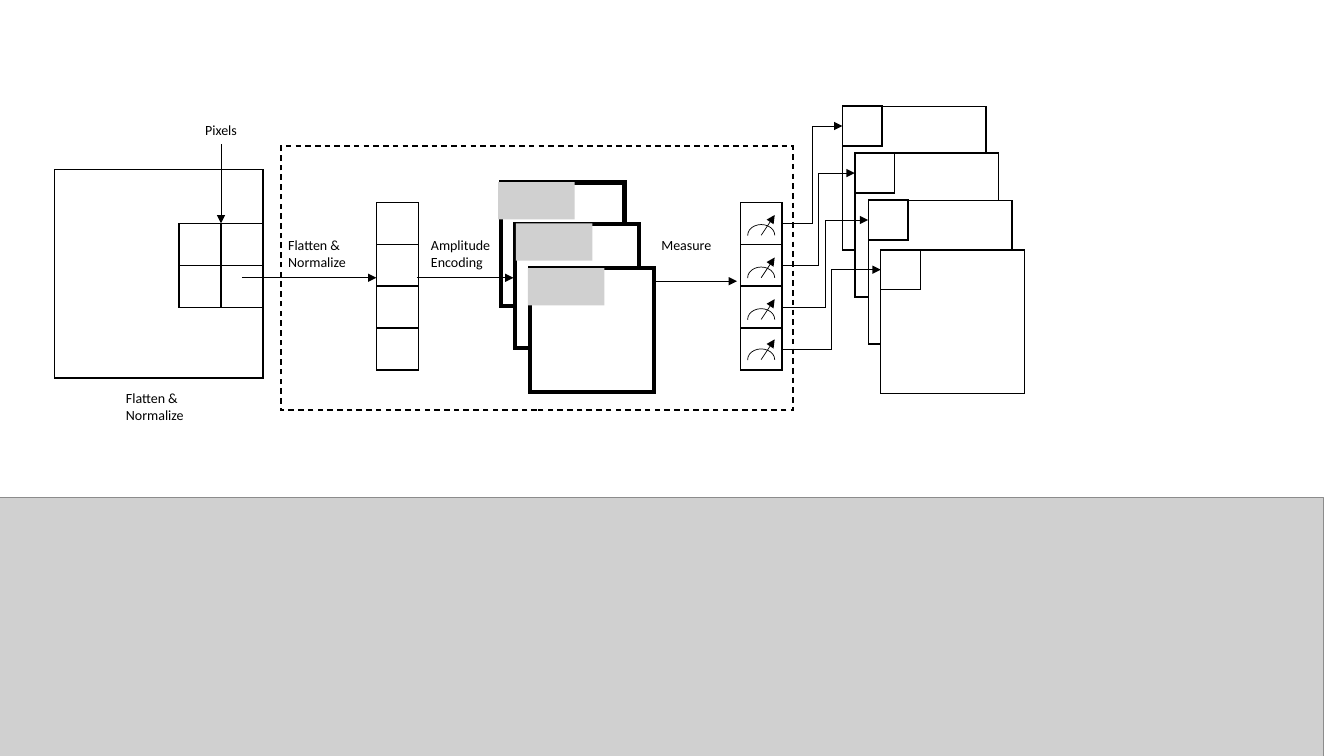
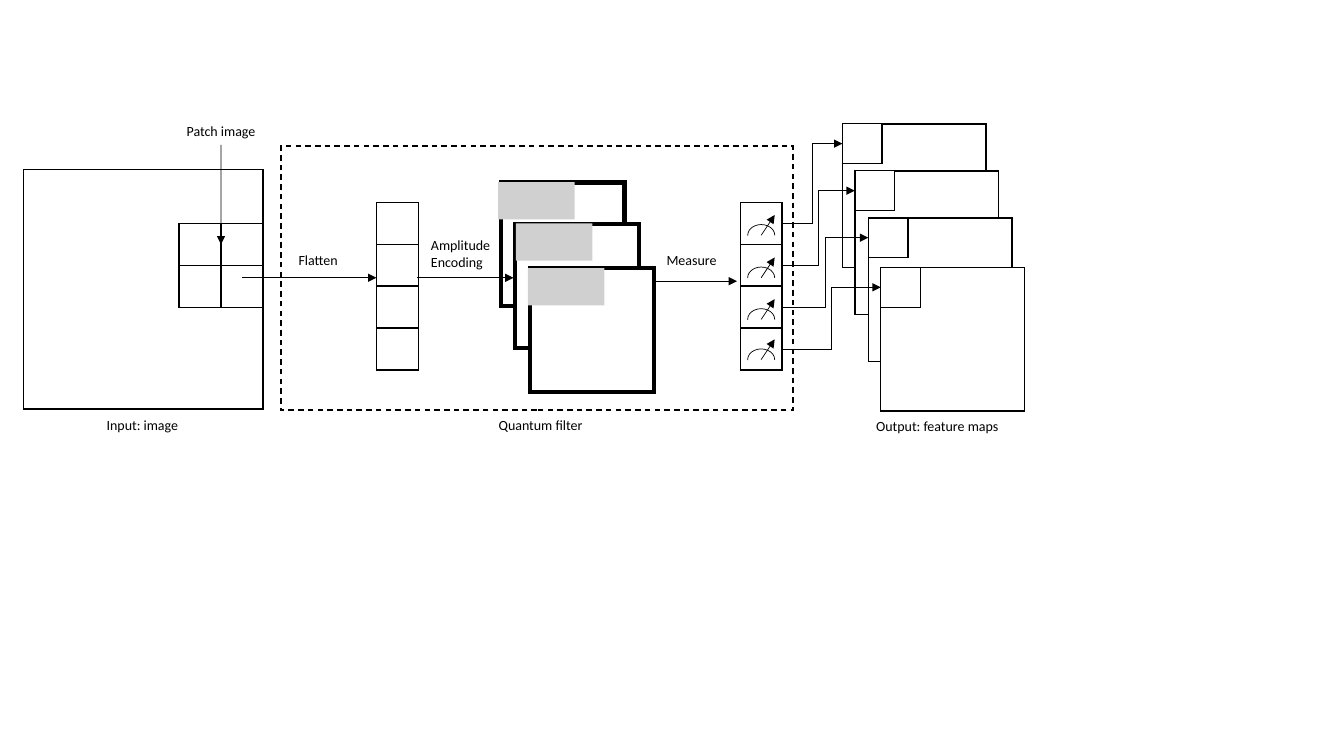
Before and after one commit to vutuanhai237/DynamicQNN, a slide deck: slide 2 of Bản trình bày1.pptx. Drawn at 1344x756 pixels with LibreOffice and Linux fonts; fonts in the diff are those of the drawing; grey boxes stand for pictures. Boxes give left, top, right and bottom in pixels: in the first picture for what was removed or moved away, otherwise in the second. Text is boxed around its words. In the diff, an @@ line names an element or a change of style, - is before the commit and + after.

```diff
--- a/Bản trình bày1.pptx
+++ b/Bản trình bày1.pptx
@@ text at box(187, 126, 255, 139): text changed @@
-Pixels
+Patch image
@@ arrow moved from (221, 144) - (221, 224) to (221, 145) - (221, 244) @@
@@ elbow arrow moved from (782, 224) - (843, 126) to (782, 224) - (843, 144) @@
@@ rectangle: place and size @@
-rectangle at box(843, 106, 987, 250)
+rectangle at box(843, 124, 987, 268)
@@ rectangle: place and size @@
-rectangle at box(843, 106, 882, 145)
+rectangle at box(843, 124, 882, 163)
@@ rectangle: place and size @@
-rectangle at box(54, 169, 263, 378)
+rectangle at box(23, 169, 263, 409)
@@ elbow arrow moved from (782, 265) - (855, 173) to (782, 265) - (855, 191) @@
@@ elbow arrow moved from (782, 308) - (868, 220) to (782, 308) - (868, 238) @@
@@ text at box(299, 255, 338, 265): text changed @@
-Flatten & Normalize
+Flatten
@@ text "Measure": place and size @@
-text "Measure" at box(661, 241, 711, 250)
+text "Measure" at box(667, 256, 717, 265)
@@ 6 rectangles: place and size @@
-6 rectangles at box(855, 153, 1025, 394)
+6 rectangles at box(855, 170, 1025, 411)
@@ elbow arrow moved from (782, 349) - (881, 270) to (782, 349) - (881, 287) @@
@@ text at box(107, 420, 178, 433): text changed @@
-Flatten & Normalize
+Input: image
@@ text added at box(499, 420, 583, 432), 10 pt, text #000000 @@
+Quantum filter
@@ text added at box(876, 421, 999, 434), 10 pt, text #000000 @@
+Output: feature maps
@@ picture removed at box(0, 497, 1324, 756) @@
```
Also in this commit, not shown: 1 slide added, 18 other files.
